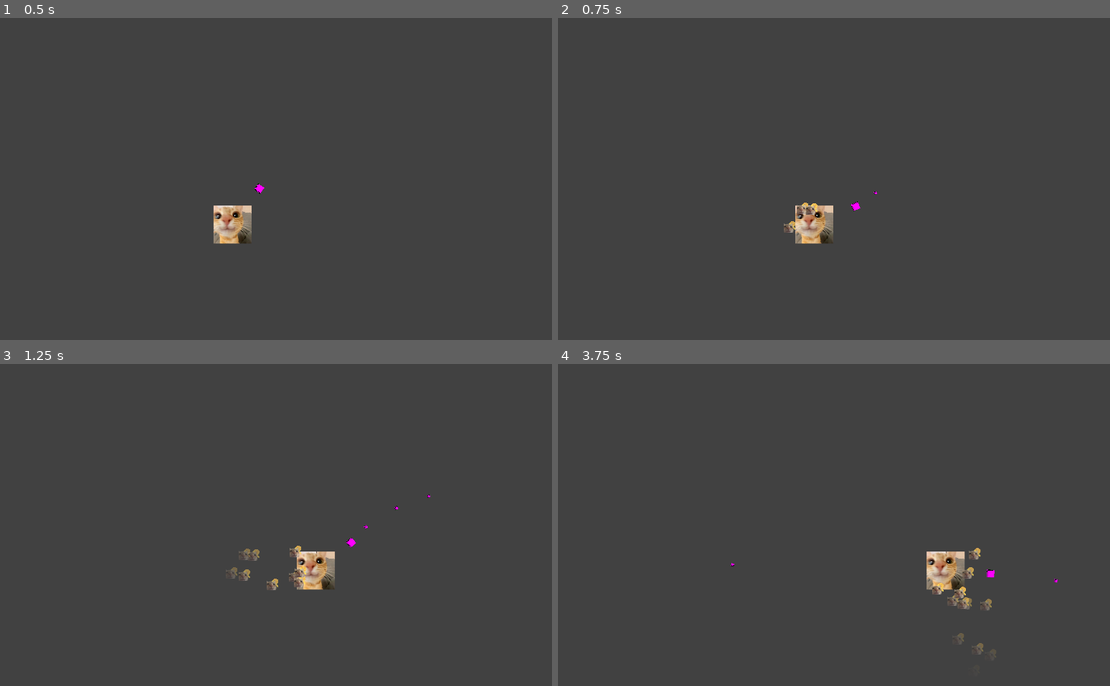
Above: before the commit, frames 1-4 (two rows, left to right).
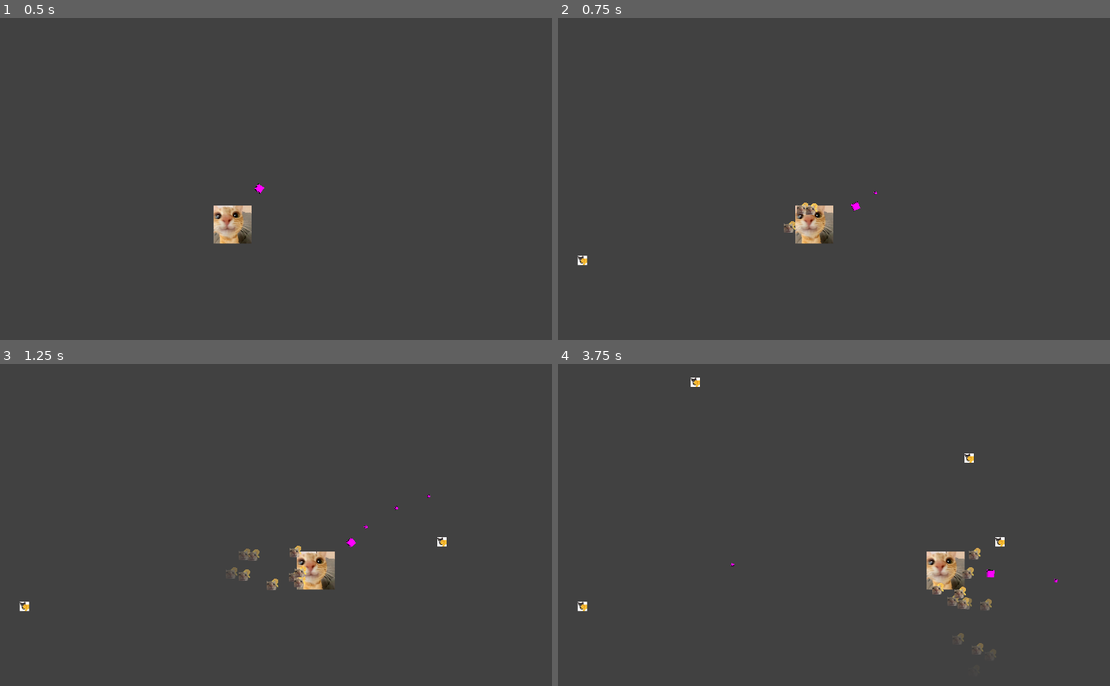
Above: after the commit, the same moments.

Repository: kinghos/GMTK-Game-Jam-2026
Game: Godot game, scene res://scenes/test.tscn
Two runs of this game, one before a commit and one after it. Both use one fixed random seed, a clock stepped at 60 frames per second and the inputs below.
Inputs (mouse positions are in pixels of both pictures, inside the frame that each line leads up to):
- Up to frame 1 (0.5 s): no input
- Up to frame 2 (0.75 s): tap Enter at 0.5 s; move the mouse to (949, 162) at 0.52 s; press the mouse at (949, 162) at 0.53 s; hold D (Right) from 0.53 s (still down)
- Up to frame 3 (1.25 s): keep holding D (Right)
- Up to frame 4 (3.75 s): move the mouse to (707, 541) at 1.27 s; release D (Right) at 1.28 s; release the mouse at (707, 541) at 1.28 s; hold S (Down) 1.28-2.03 s; click (707, 541) at 1.35 s; move the mouse to (883, 454) at 2.02 s; press the mouse at (883, 454) at 2.03 s; hold D (Right) 2.03-2.78 s; move the mouse to (795, 589) at 2.77 s; release the mouse at (795, 589) at 2.78 s; hold W (Up) 2.78-3.53 s; click (795, 589) at 2.85 s; move the mouse to (994, 573) at 3.52 s; press the mouse at (994, 573) at 3.53 s; hold A (Left) from 3.53 s (still down)

Frame 1 is identical in both runs. In frame 2, less than 0.1% of the frame differs, in the area x 3-6%, y 73-77%; in frame 3, less than 0.1%; in frame 4, 0.2%, in the area x 3-81%, y 4-77%.
Error before the commit: Invalid access to property or key 'Player' on a base object of type 'Node (Globals.gd)'. (res://scenes/test.gd:14)

Commit message:
changes to enemy spawn + col layers

Diff:
--- a/project.godot
+++ b/project.godot
@@ -63,6 +63,13 @@
 ]
 }
 
+[layer_names]
+
+2d_physics/layer_1="Player"
+2d_physics/layer_2="Enemies"
+2d_physics/layer_3="Walls"
+2d_physics/layer_4="Boundaries"
+
 [physics]
 
 3d/physics_engine="Jolt Physics"
--- a/scenes/enemies/base_enemy.tscn
+++ b/scenes/enemies/base_enemy.tscn
@@ -7,6 +7,8 @@
 size = Vector2(32, 32)
 
 [node name="BaseEnemy" type="CharacterBody2D" unique_id=1193687902 groups=["Enemies"]]
+collision_layer = 2
+collision_mask = 12
 motion_mode = 1
 script = ExtResource("1_qf3h2")
 
--- a/scenes/player/player.tscn
+++ b/scenes/player/player.tscn
@@ -12,6 +12,7 @@
 
 [node name="CharacterBody2D" type="CharacterBody2D" unique_id=181589956]
 z_index = 1
+collision_mask = 12
 script = ExtResource("1_g2els")
 
 [node name="CollisionShape2D" type="CollisionShape2D" parent="." unique_id=694806254]
--- a/scenes/test.gd
+++ b/scenes/test.gd
@@ -4,16 +4,20 @@
 
 var wave_number = 1
 var spawn_num = 10
-var spawn_offset: Vector2 = Vector2(100, 100)
+var spawn_offset_radius = 500
+var wave_complete = false
+var spawn_offset: Vector2 = Vector2(spawn_offset_radius, spawn_offset_radius)
 
 func _process(delta: float) -> void:
-	if get_tree().get_nodes_in_group("Enemies").is_empty():
+	if get_tree().get_nodes_in_group("Enemies").is_empty() and not wave_complete:
+		wave_complete = true
 		spawn_wave()
 
 func spawn_wave():
-	var player_pos = Globals.Player.global_position
+	var player_pos = Globals.player.global_position
 	for i in range(wave_number * spawn_num):
 		await get_tree().create_timer(0.5).timeout
 		var fodder: Enemy = FODDER.instantiate()
 		fodder.global_position = player_pos + spawn_offset.rotated(randf_range(0, TAU))
 		add_child(fodder)
+	wave_complete = true
